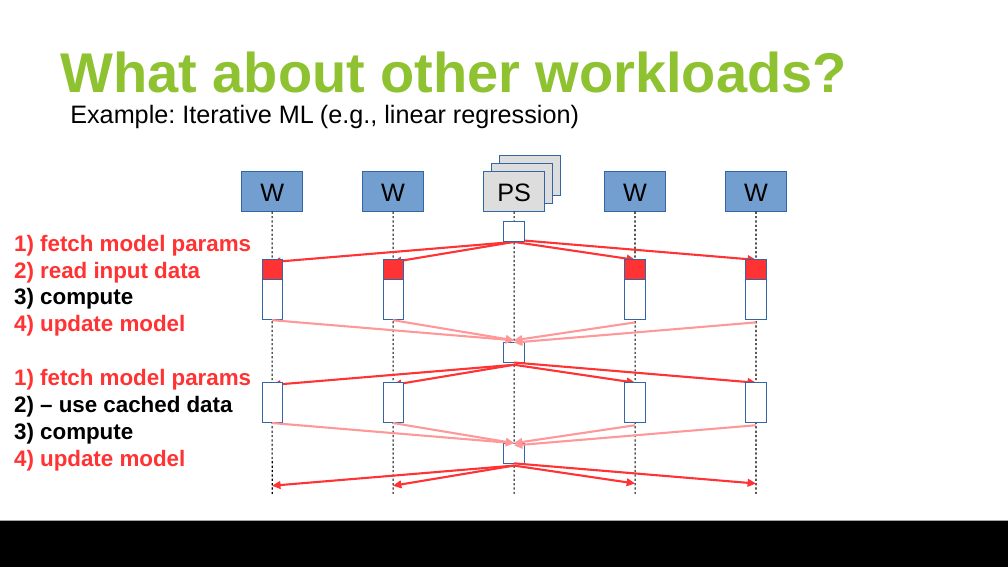
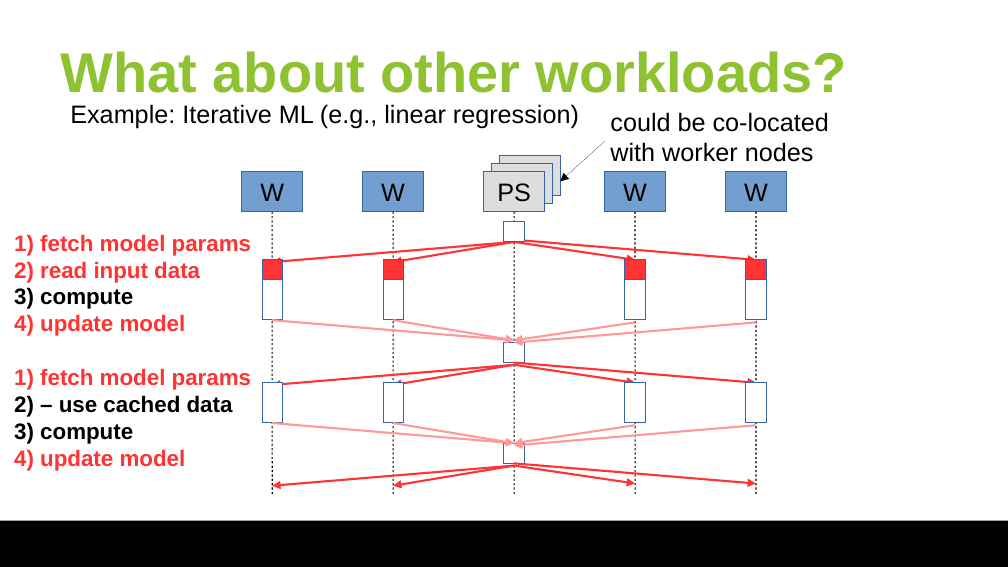
Before and after one commit to huangyibo/spark-summit-18, a slide deck: slide 16 of slides/spark-summit-18.odp. Drawn at 1008x567 pixels with LibreOffice and Linux fonts; fonts in the diff are those of the drawing; background and template pictures are left out. Boxes give left, top, right and bottom in pixels: in the first picture for what was removed or moved away, otherwise in the second. Text is boxed around its words. In the diff, an @@ line names an element or a change of style, - is before the commit and + after.

```diff
--- a/slides/spark-summit-18.odp
+++ b/slides/spark-summit-18.odp
@@ text added at [610, 112, 829, 162], 18 pt, text #000000 @@
+could be co-located
+with worker nodes
@@ arrow added from (605, 141) to (560, 181), #000000 0 pt @@
```
Also in this commit, not shown: 5 other slides changed, 1 slide removed.
